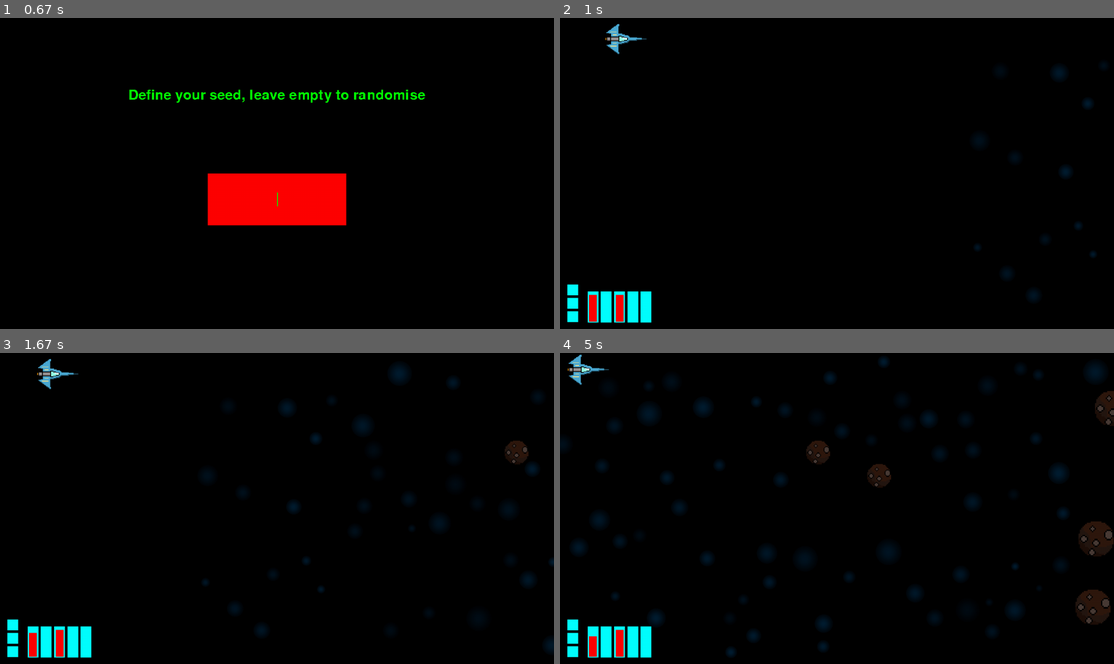
Above: before the commit, frames 1-4 (two rows, left to right).
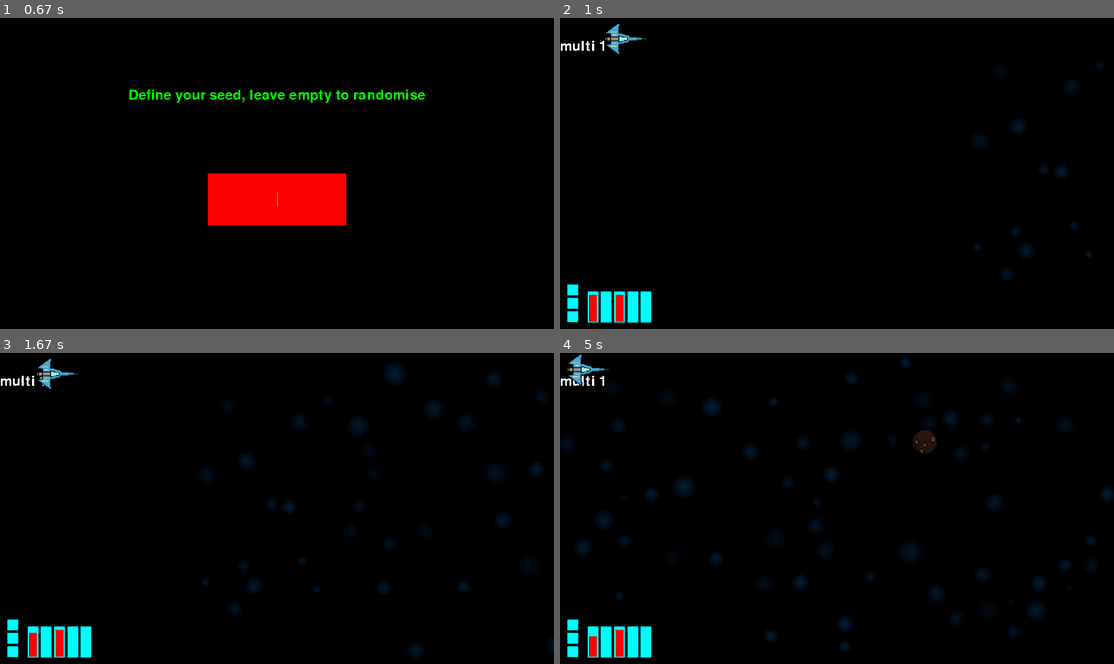
Above: after the commit, the same moments.

Repository: Ar-e-k/space-game
Game: pygame game, started from main.py
The game is run twice, just before and just after one commit, with the same random seed, the same clock (stepped at 60 frames per second) and the same inputs.
Inputs (mouse positions are in pixels of both pictures, inside the frame that each line leads up to):
- Up to frame 1 (0.67 s): click (155, 52) at 0.38 s
- Up to frame 2 (1 s): tap Enter at 0.67 s
- Up to frame 3 (1.67 s): tap J at 1 s; hold D from 1.33 s (still down); hold Right from 1.33 s (still down); tap Space at 1.4 s
- Up to frame 4 (5 s): tap Space at 1.7, 1.95, 2.28, 2.58, 3.35, 3.65, 3.78, 4.18, 4.48, 4.85 s; release D at 1.8 s; release Right at 1.8 s; hold W 1.88-2.18 s; hold Up 1.88-2.18 s; tap J at 2.03, 3.43, 4.93 s; hold Right 2.22-2.68 s; tap K at 2.37, 3.87 s; hold Left 3.28-3.68 s; hold Up 3.72-4.08 s; hold D 4.12-4.75 s; hold Right 4.12-4.75 s; hold S from 4.78 s (still down)

Frame 1 is identical in both runs. In frame 2, 0.5% of the frame differs, in the area x 0-97%, y 7-91%; in frame 3, 1.2%; in frame 4, 4.9%, in the area x 0-100%, y 1-98%.

Commit message:
change of horizontal bounds mechanics

Diff:
--- a/main.py
+++ b/main.py
@@ -3,7 +3,7 @@
 import pickle
 from copy import deepcopy, copy
 import random
-from random import randint, uniform
+from random import randint, uniform, choice
 import sprites
 import inspect
 import pygame_textinput
@@ -199,8 +199,7 @@
 
         ship1=([100, 10], 5, 160000, 200, [180, 150], self.screen_size, "Ship1.png", ship1_gun_model, kill)#[[200, 75], [[70, 17], [70, 133]]])
         ship2=([100, 10], 3, 80000, 200, [104, 78], self.screen_size, "Ship2.png", ship2_gun_model, shild)#[[104, 39], [[30, 5], [30, 71]]])
-        ship3=([100, 10], 2, 40000, 300, [64, int(78*(64/104))], self.screen_size, "Ship2.png", ship2_gun_model, multi)#[[104, 39], [[30, 5], [30, 71]]])
-        #ship3=([100, 10], -1, 80000, 200, [104, 78], self.screen_size, "Ship2.png", ship2_gun_model)#[[104, 39], [[30, 5], [30, 71]]])
+        ship3=([100, 10], -2, 40000, 300, [64, int(78*(64/104))], self.screen_size, "Ship2.png", ship2_gun_model, multi)#[[104, 39], [[30, 5], [30, 71]]])
         #stelth=sprites.player([100, 10], 1, 10000, 80, [50, 20], [screen_x, screen_y], "Ship1.png", [])
         #mati=sprites.player([100, 10], 5, 100000, 800, [500,400], [screen_x, screen_y], "Ship1.png", [])
 
@@ -473,7 +472,7 @@
     def infinite_runner_init(self, player, seed=None):
         if not(seed.isdigit()):
             seed=random.randrange(sys.maxsize)
-        play=Game(self._screen, player, 10, self.enemies, seed)
+        play=Game(self._screen, player, 1, self.enemies, seed)
 
         self.game(play)
 
@@ -705,6 +704,7 @@
         self.hardness=hardness
 
         self.score=0
+        self.multiplier=1
         self.score_change=0
         self.pos_score_change=0
         self.distanse=0
@@ -718,7 +718,8 @@
     def frame(self, dir, fire, s_fire, special, fps):
         self.update_acceleration(dir)
         self.player.update_velocity()
-        self.player.move()
+        over=self.player.move()
+        self.multiplier=round(self.multiplier+over, 5)
 
         self.spawn_enemis()
 
@@ -739,9 +740,10 @@
         s_fire_check=self.check_fire(s_fire, "S")
 
         self.draw_background(fps)
+        self.add_stars(over)
         self.draw_player()
 
-        self.iterate_enemies(fire_check, s_fire_check)
+        self.iterate_enemies(fire_check, s_fire_check, over)
 
         if fire_check:
             self.draw_fire("F")
@@ -766,6 +768,7 @@
         score+=(0.5*screen_y-abs(pos[1]-0.5*screen_y))
         self.pos_score_change=[int(score), round(((score/1000)**1.5)*0.5, 5)]
         self.score_change=(round(score/1000, 2)**1.5)*0.5
+        self.score_change*=self.multiplier
         self.score+=self.score_change
         self.player.gain_score()
 
@@ -785,7 +788,11 @@
 
     def spawn_enemy(self, enemy, enemy_type):
         stats=deepcopy(self._possible_enemies[enemy])
-        box1=sprites.enemy(stats)
+        lis=[sprites.enemy]*10+[sprites.enemyH]
+        en=random.choice(lis)
+        stats=list(stats)
+        stats[1]+=self.multiplier-1
+        box1=en(stats)
         if self.check_spawn_place(box1):
             self._enemies[enemy_type].append(box1)
         else:
@@ -838,10 +845,12 @@
             self.end_game()
 
 
-    def add_stars(self):
+    def add_stars(self, over):
         rem=[]
         if randint(0, 100)>40:
             stats=copy(self.bc)
+            stats=list(stats)
+            stats[1]+=self.multiplier-1
             new_bc=sprites.star(stats, self.img)
             for bc in self.all_bc:
                 if bc.return_box().colliderect(new_bc.return_box()):
@@ -852,6 +861,7 @@
                 self.all_bc.append(new_bc)
 
         for pos, bc in enumerate(self.all_bc):
+            bc.change_speed(over)
             bc.move()
             if bc.check_map():
                 rem.append(pos)
@@ -906,8 +916,10 @@
             #col=[0, 98, 166]
         pygame.draw.rect(self._screen, col, rec)
 
-        self.add_stars()
         self.add_controls()
+
+        health=self.multiplier
+        self.get_text(str("multi "+str(health)), [0, 50])
 
         return None
 
@@ -1010,12 +1022,12 @@
     def draw_enemy(self, box, enemy):
         #pygame.draw.rect(self._screen, [255,255,255], box)
         self._screen.blit(enemy.img, enemy.cords)
-        health=enemy.health
+        health=enemy.speed
         cords=enemy.cords
         #self.get_text(str(str(health)), cords, [255,255,255])
 
 
-    def iterate_enemies(self, fire_check, s_fire_check):
+    def iterate_enemies(self, fire_check, s_fire_check, over):
         player_box=self.player.return_box()
         player=self.player.return_img()
         player=pygame.mask.from_surface(player)
@@ -1025,6 +1037,7 @@
         s_laser_box=self.player.return_S_gun_box()
         for index, enemies in enumerate(self._enemies):
             for index2, enemy in enumerate(enemies):
+                enemy.change_speed(over)
                 enemy.move()
 
                 alive=True
@@ -1074,7 +1087,7 @@
 
     def check_colisions_laser(self, laser_box, index, index2, enemy, box, damage):
         if box.colliderect(laser_box):
-            alive=enemy.get_damage(damage)
+            alive=enemy.get_damage(damage, self.player)
             self.player.gain_damage(damage)
             if alive:
                 return True
--- a/sprites.py
+++ b/sprites.py
@@ -9,6 +9,7 @@
 
         self.map_size=map_size
         self.life=health
+        self.max_life=health
 
         self.cords=cords
 
@@ -42,7 +43,7 @@
         self.mx_multi=1200
 
         self.specials={
-            "kill switch": None,
+            "kill switch": lambda: None,
             "shild": self.check_shild,
             "multi": self.check_multi
         }
@@ -51,6 +52,7 @@
             "shild": lambda: [2, [self.sh_timer, self.mx_sh, self.pac_timer, self.mx_pac]],
             "multi": lambda: [1, [self.multi_timer, self.mx_multi]]
         }
+
         self.special=special
         #self.special="kill switch"
         #self.special="shild"
@@ -93,7 +95,7 @@
     def move(self):
         self.cords[0]+=(self.horizontal*self.modifier)
         self.cords[1]+=(self.vertical*self.modifier)
-        self.teleport()
+        return self.teleport()
 
 
     def update_velocity(self):
@@ -163,6 +165,13 @@
         return self.spec_ret[self.special]()
 
 
+    def add_life(self, life):
+        if self.life+life<=self.max_life:
+            self.life+=life
+        else:
+            self.life=copy(self.max_life)
+
+
     def loose_life(self):
         if self.shild:
             return True
@@ -219,10 +228,15 @@
 
 
     def teleport(self):
+        ret=0
         if self.cords[0]>self.map_size[0]-self.size[0]:
             self.cords[0]=self.map_size[0]-self.size[0]
+            self.horizontal=0
+            ret=self.horizontal_ac
         if self.cords[0]<0:
             self.cords[0]=0
+            self.horizontal=0
+            ret=self.horizontal_ac
         if self.cords[1]>self.map_size[1]-self.size[1]:
             self.cords[1]=self.map_size[1]-self.size[1]
         if self.cords[1]<0:
@@ -235,6 +249,7 @@
             self.cords[1]-=self.map_size[1]
         while self.cords[1]<0:
             self.cords[1]+=self.map_size[1]'''
+        return ret
 
 
     def overspeed(self):
@@ -357,7 +372,11 @@
         self.cords[0]-=self.speed
 
 
-    def get_damage(self, damage):
+    def change_speed(self, acc):
+        self.speed=round(self.speed+acc, 5)
+
+
+    def get_damage(self, damage, *args):
         self.health=int(self.health-damage)
         if self.health<=0:
             return False
@@ -387,6 +406,18 @@
 
     def return_img(self):
         return self.img
+
+
+
+class enemyH(enemy):
+
+    def get_damage(self, damage, player, *args):
+        self.health=int(self.health-damage)
+        if self.health<=0:
+            player.add_life(1)
+            return False
+        else:
+            return True
 
 
 
Not shown, changed: Scores/level_saves.scores
Not shown, changed: Scores/saves.scores
